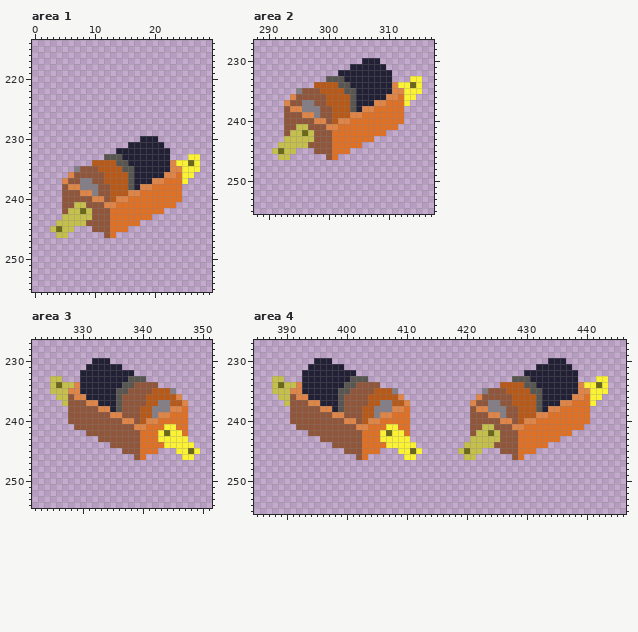
File history of a pixel-art file, electricoon/Graphics/tiles.aseprite. The picture above was drawn from the file before the commit.
768x768 pixels, 1 frame. Colours within 5 levels of each other are drawn and written as one. Shown: area 1: x 0..29, y 214..255; area 2: x 288..317, y 227..255; area 3: x 322..351, y 227..254; area 4: x 385..446, y 227..255. The commit also changed other parts of the picture, which this record leaves out.
After:
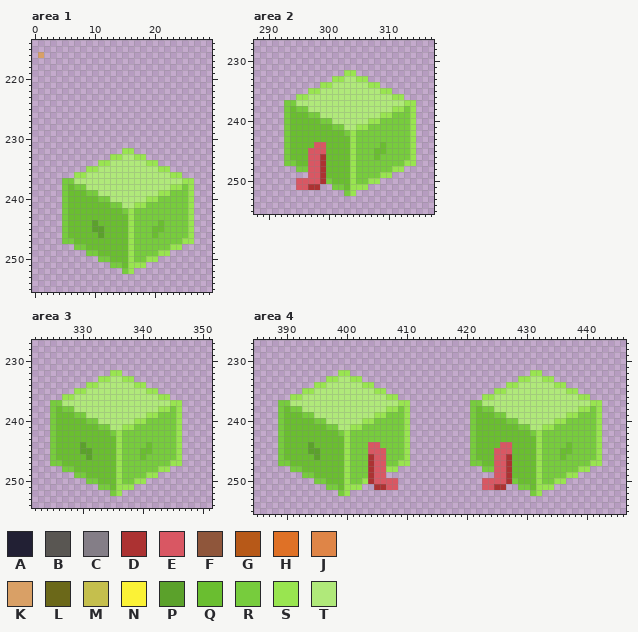
Palette (. is transparent): A #222034  B #595652  C #847e87  D #ac3232  E #d95763  F #8f563b  G #b75918  H #df7126  J #df8547  K #d9a066  L #6b6819  M #c5bf4d  N #fbf236  P #5ba12b  Q #6abe30  R #77cc3d  S #99e550  T #b0e97a
The exact change:
Changed rows in their new state; - is an unchanged pixel.
Area 1, layers "Layer 3", "Layer 2":
first column x 1:
216 K
first column x 3:
230 ---------------...-------
231 -------------......------
232 -----------.SS......-----
233 ---------.SSTTSS....---..
234 -------.SSTTTTTTSS.......
235 ----..SSTTTTTTTTTTSS.....
236 ---.SSTTTTTTTTTTTTTTSS..-
237 --RRTTTTTTTTTTTTTTTTTTSS-
238 --RQRRTTTTTTTTTTTTTTSSRS-
239 --RQQQRRTTTTTTTTTTSSRRRS-
240 --RQQQQQRRTTTTTTSSRRRRRS-
241 --RQQQQQQQRRTTSSRRRRRRRS-
242 --RQQQQQQQQQRSRRRRRRRRRS-
243 --RQQQQQQQQQQSRRRRRRRRRS-
244 -.RQQQQPQQQQQSRRRRQRRRRS-
245 ..RQQQQPPQQQQSRRRQQRRRRS-
246 -.RQQQQQPQQQQSRRRQRRRRRS-
247 --RRQQQQQQQQQSRRRRRRRRSS-
248 ----RRQQQQQQQSRRRRRRSS---
249 ------RRQQQQQSRRRRSS-----
250 --------RRQQQSRRSS-------
251 ----------RRQSSS---------
252 ------------RS-----------
Area 2, layer "Layer 2":
first column x 291:
230 ---------------...-------
231 -------------......------
232 -----------.SS......-----
233 ---------.SSTTSS....---..
234 -------.SSTTTTTTSS.......
235 ----..SSTTTTTTTTTTSS.....
236 ---.SSTTTTTTTTTTTTTTSS..-
237 --RRTTTTTTTTTTTTTTTTTTSS-
238 --RQRRTTTTTTTTTTTTTTSSRS-
239 --RQQQRRTTTTTTTTTTSSRRRS-
240 --RQQQQQRRTTTTTTSSRRRRRS-
241 --RQQQQQQQRRTTSSRRRRRRRS-
242 --RQQQQQQQQQRSRRRRRRRRRS-
243 --RQQQQQQQQQQSRRRRRRRRRS-
244 -.RQQQQEEQQQQSRRRRQRRRRS-
245 ..RQQQEEEQQQQSRRRQQRRRRS-
246 -.RQQQEEDQQQQSRRRQRRRRRS-
247 --RRQQEEDQQQQSRRRRRRRRSS-
248 ----RREEDQQQQSRRRRRRSS---
249 ------EEDQQQQSRRRRSS-----
250 ----EEEEDRQQQSRRSS-------
251 ----EEDD--RRQSSS---------
252 ------------RS-----------
Area 3, layer "Layer 2":
first column x 325:
230 -------...---------------
231 ------......-------------
232 -----.....SS..-----------
233 ..---...SSTTSS..---------
234 ......SSTTTTTTSS..-------
235 ....SSTTTTTTTTTTSS...----
236 -.SSTTTTTTTTTTTTTTSS..---
237 RRTTTTTTTTTTTTTTTTTTSS.--
238 RQRRTTTTTTTTTTTTTTSSRS.--
239 RQQQRRTTTTTTTTTTSSRRRS.--
240 RQQQQQRRTTTTTTSSRRRRRS.--
241 RQQQQQQQRRTTSSRRRRRRRS.--
242 RQQQQQQQQQRSRRRRRRRRRS.--
243 RQQQQQQQQQQSRRRRRRRRRS.--
244 RQQQQPQQQQQSRRRRQRRRRS..-
245 RQQQQPPQQQQSRRRQQRRRRS...
246 RQQQQQPQQQQSRRRQRRRRRS..-
247 RRQQQQQQQQQSRRRRRRRRSS---
248 --RRQQQQQQQSRRRRRRSS-----
249 ----RRQQQQQSRRRRSS-------
250 ------RRQQQSRRSS---------
251 --------RRQSSS-----------
252 ----------RS-------------
Area 4, layer "Layer 2":
first column x 388:
230 -------...------------------------------------...-------
231 ------......--------------------------------......------
232 -----......SS.----------------------------.SS......-----
233 ..---....SSTTSS.------------------------.SSTTSS....---..
234 .......SSTTTTTTSS.--------------------.SSTTTTTTSS.......
235 .....SSTTTTTTTTTTSS..--------------..SSTTTTTTTTTTSS.....
236 -..SSTTTTTTTTTTTTTTSS.------------.SSTTTTTTTTTTTTTTSS..-
237 -RRTTTTTTTTTTTTTTTTTTSS----------RRTTTTTTTTTTTTTTTTTTSS-
238 -RQRRTTTTTTTTTTTTTTSSRS----------RQRRTTTTTTTTTTTTTTSSRS-
239 -RQQQRRTTTTTTTTTTSSRRRS----------RQQQRRTTTTTTTTTTSSRRRS-
240 -RQQQQQRRTTTTTTSSRRRRRS----------RQQQQQRRTTTTTTSSRRRRRS-
241 -RQQQQQQQRRTTSSRRRRRRRS----------RQQQQQQQRRTTSSRRRRRRRS-
242 -RQQQQQQQQQRSRRRRRRRRRS----------RQQQQQQQQQRSRRRRRRRRRS-
243 -RQQQQQQQQQQSRRRRRRRRRS----------RQQQQQQQQQQSRRRRRRRRRS-
244 -RQQQQPQQQQQSRRREERRRRS.--------.RQQQQEEQQQQSRRRRQRRRRS-
245 -RQQQQPPQQQQSRRREEERRRS..------..RQQQEEEQQQQSRRRQQRRRRS-
246 -RQQQQQPQQQQSRRRDEERRRS.--------.RQQQEEDQQQQSRRRQRRRRRS-
247 -RRQQQQQQQQQSRRRDEERRSS----------RRQQEEDQQQQSRRRRRRRRSS-
248 ---RRQQQQQQQSRRRDEESS--------------RREEDQQQQSRRRRRRSS---
249 -----RRQQQQQSRRRDEE------------------EEDQQQQSRRRRSS-----
250 -------RRQQQSRRSDEEEE--------------EEEEDRQQQSRRSS-------
251 ---------RRQSSS--DDEE--------------EEDD--RRQSSS---------
252 -----------RS------------------------------RS-----------
Pixel boxes of the changes (left, top, right, bottom) in both pictures:
added: (38, 52, 44, 58)
changed: (50, 136, 200, 274)
changed: (272, 58, 422, 196)
changed: (50, 358, 200, 496)
changed: (272, 358, 422, 496)
changed: (458, 358, 608, 496)
